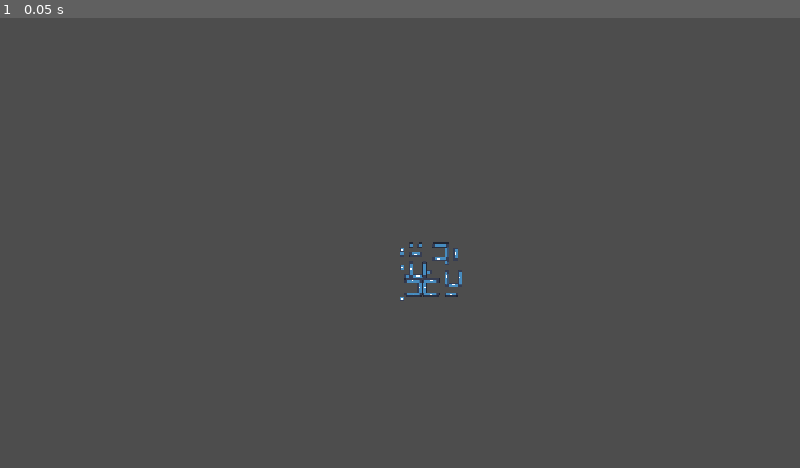
Above: before the commit, frame 1.
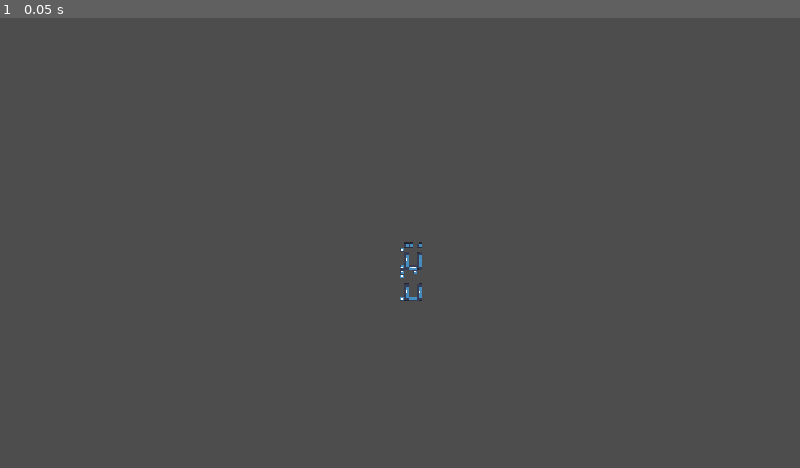
Above: after the commit, the same moment.

Repository: EfficiencySimplicity/godot-level-playground
Game: Godot game, scene res://Scenes/testing_ground.tscn
Same seed, same stepped clock (60 frames per second), same inputs: the game is played once before the commit and once after it. The engine's default icon, where the game draws it, is replaced by a stand-in: a white triangle on a blue panel in a dark square.
Inputs:
- Up to frame 1 (0.05 s): no input

The runs differ from the first frame. In frame 1, 0.3% of the frame differs, in the area x 50-58%, y 49-63%.

Commit message:
cleaned up some and shrunk rooms

Diff:
--- a/Scripts/map_layer.gd
+++ b/Scripts/map_layer.gd
@@ -12,19 +12,15 @@
 ## The size in world space of each cell in the MapLayer
 var cell_size: int = 64
 
-## Sets the size of the MapLayer, optionally filling it with a value.[br]
-## Returns the MapLayer for easy piping
-static func with_size(_size: Vector2i, fill: bool = false) -> MapLayer:
-	var map_layer = MapLayer.new()
-	map_layer.size = _size
-	map_layer.data = BitMap.new()
-	map_layer.data.create(_size)
-	map_layer.data.set_bit_rect(Rect2i(Vector2i(0, 0), _size), fill)
-	return map_layer
+func _init(_size: Vector2i, fill: bool = false):
+	size = _size
+	data = BitMap.new()
+	data.create(_size)
+	data.set_bit_rect(Rect2i(Vector2i(0, 0), _size), fill)
 
 ## Creates a MapLayer from a bounding rect (world space
 static func from_rect(rect: Rect2, _cell_size: int = 64, fill: bool = false) -> MapLayer:
-	var map_layer = MapLayer.with_size(rect.size / _cell_size, fill)
+	var map_layer = MapLayer.new(rect.size / _cell_size, fill)
 	map_layer.world_origin = rect.position
 	return map_layer
 
@@ -32,7 +28,7 @@
 	var bounds = get_group_bounds(layers)
 	var _cell_size = layers[0].cell_size
 
-	var map_layer = MapLayer.with_size(bounds.size / _cell_size)
+	var map_layer = MapLayer.new(bounds.size / _cell_size)
 	map_layer.world_origin = bounds.position
 	map_layer.cell_size = _cell_size
 
@@ -137,7 +133,7 @@
 		for x in size.x:
 			new_data.set_bit(x, y, !data.get_bit(x, y))
 
-	var new_layer = MapLayer.new()
+	var new_layer = MapLayer.new(Vector2(0, 0))
 	new_layer.data = new_data
 	new_layer.size = size
 	new_layer.cell_size = cell_size
--- a/Scripts/room_shape_generator.gd
+++ b/Scripts/room_shape_generator.gd
@@ -6,6 +6,18 @@
 	var rect = RectangleShape2D.new()
 	rect.size = Vector2(randi_range(min_size.x, max_size.x), randi_range(min_size.y, max_size.y))
 	return rect
+
+func create_collision_shape(rect: RectangleShape2D):
+	var shape = CollisionShape2D.new()
+	shape.shape = rect
+	return shape
+
+func add_shape(shape: CollisionShape2D):
+	# convert from block scale to pixel scale
+	shape.position *= 64
+	shape.shape.size *= 64
+	shape.position += shape.shape.size / 2
+	add_child(shape)
 
 func extend_room(old_room: CollisionShape2D, min_size: Vector2i = Vector2i(4, 4), max_size: Vector2i = Vector2i(16, 16)) -> CollisionShape2D:
 
@@ -37,30 +49,14 @@
 
 	return new_room
 
-func create_collision_shape(rect: RectangleShape2D):
-	var shape = CollisionShape2D.new()
-	shape.shape = rect
-	return shape
-
-func add_shape(shape: CollisionShape2D):
-	# convert from block scale to pixel scale
-	shape.position *= 64
-	shape.shape.size *= 64
-	shape.position += shape.shape.size / 2
-	add_child(shape)
-
 func place_element(element: ItemPlacer, map_stack: MapLayerStack):
 	print("I'm going to try to place ", element.name)
-	#var must_be_empty_layer = MapLayer.with_size(solids_layer.size, false)
-
 	# creates the PlacementStack
 	var stack = element.compile()
-	print("Size: ", stack.size, ", world origin: ", stack.world_origin)
 	# tests it on the given layers
 	var ok_placements = stack.get_ok_placements_on(map_stack)
-	print("I got the ok placements: ", ok_placements.size())
 	if ok_placements.size() == 0:
-		print("Couldn't place ", element.name)
+		print("I couldn't place ", element.name)
 		element.queue_free()
 		return
 
@@ -72,28 +68,23 @@
 	element.place(self, stack, map_stack, pos)
 	print("I placed the element")
 
-func get_solids_layer():
-	print("I'm getting the solids layer")
+func get_map_stack() -> MapLayerStack:
 	# TODO: there must be a way to set the fill of the area2d...
 	var layer = MapLayer.from_area2d(self, 64).inverted()
-	print("I got the unbordered area:")
-	print(layer)
-	var bordered = MapLayer.with_size(layer.size + Vector2i(2, 2), true)
-	bordered.world_origin = layer.world_origin - Vector2(64, 64)
-	print("I got the border area:")
-	print(bordered)
-	layer.stamp_on(bordered, Placement.new(Vector2i(1, 1)))
-	print("I stamped inside the border area:")
-	print(bordered)
-	return bordered
+	var solids_layer = MapLayer.new(layer.size + Vector2i(2, 2), true)
+	solids_layer.world_origin = layer.world_origin - Vector2(64, 64)
+	layer.stamp_on(solids_layer, Placement.new(Vector2i(1, 1)))
 
-func get_must_be_empty_layer(solids_layer: MapLayer):
-	return MapLayer.with_size(solids_layer.size)
+	var must_be_empty_layer = MapLayer.new(solids_layer.size)
+
+	var stack = MapLayerStack.from_layer_dict({"Solids": solids_layer, "MustBeEmpty": must_be_empty_layer})
+
+	return stack
 
 func generate():
-	var shape = create_collision_shape(create_rect())
+	var shape = create_collision_shape(create_rect(Vector2i(4, 4), Vector2i(8, 8)))
 	print("I created a collision shape with shape ", shape.shape.size)
-	var shape_2 = extend_room(shape)
+	var shape_2 = extend_room(shape, Vector2i(4, 4), Vector2i(8, 8))
 	print("I created another collision shape with shape ", shape_2.shape.size)
 	add_shape(shape)
 	print("I added the first shape; giving it size ", shape.shape.size)
@@ -103,12 +94,7 @@
 func _ready():
 	generate()
 
-	var solids_layer = get_solids_layer()
-	var must_be_empty_layer = get_must_be_empty_layer(solids_layer)
-	var stack = MapLayerStack.from_layer_dict({"Solids": solids_layer, "MustBeEmpty": must_be_empty_layer})
+	var stack = get_map_stack()
 
 	for i in 25:
 		place_element(elements.get_element(), stack)
-
-	print("The new solids layer:")
-	print(solids_layer)
